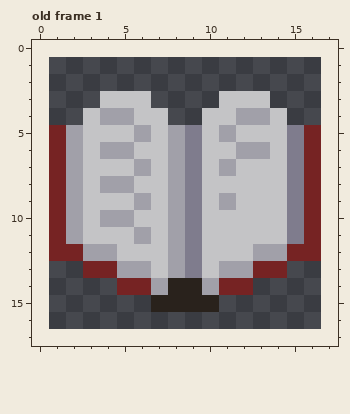
Two states of a pixel-art file, art/items/book.aseprite. Above, as it was before the edit.
16x16 pixels, 1 frame. Shown: old frame 1. The old version is drawn lined up with the new one, on the new canvas.
The same view after the edit:
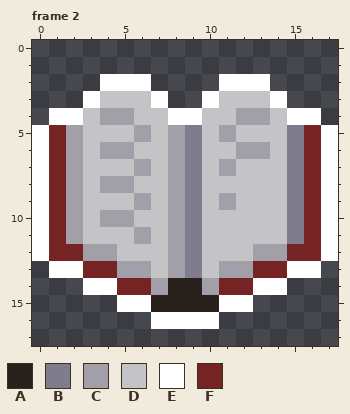
Palette (. is transparent): A #29221c  B #7f7c8d  C #a1a0a9  D #c4c4c6  E #ffffff  F #762323
A new or re-ordered frame is compared with the old frame closest to it.
Change:
canvas 16x16 -> 18x18, the old top-left corner now at 1,1
frames 1 -> 2
--- frame 2 is new; against old frame 1
@@ x 0..17 @@
  1 ..................
- 2 ..................
- 3 ....DDD....DDD....
- 4 ...DCCDD..DDCCD...
- 5 .FCDDDCDCBDCDDDBF.
- 6 .FCDCCDDCBDDCCDBF.
- 7 .FCDDDCDCBDCDDDBF.
- 8 .FCDCCDDCBDDDDDBF.
- 9 .FCDDDCDCBDCDDDBF.
-10 .FCDCCDDCBDDDDDBF.
-11 .FCDDDCDCBDDDDDBF.
-12 .FFCCDDDCBDDDCCFF.
-13 ...FFCCDCBDCCFF...
-14 .....FFCAACFF.....
-15 .......AAAA.......
-16 ..................
+ 2 ....EEE....EEE....
+ 3 ...EDDDE..EDDDE...
+ 4 .EEDCCDDEEDDCCDEE.
+ 5 EFCDDDCDCBDCDDDBFE
+ 6 EFCDCCDDCBDDCCDBFE
+ 7 EFCDDDCDCBDCDDDBFE
+ 8 EFCDCCDDCBDDDDDBFE
+ 9 EFCDDDCDCBDCDDDBFE
+10 EFCDCCDDCBDDDDDBFE
+11 EFCDDDCDCBDDDDDBFE
+12 EFFCCDDDCBDDDCCFFE
+13 .EEFFCCDCBDCCFFEE.
+14 ...EEFFCAACFFEE...
+15 .....EEAAAAEE.....
+16 .......EEEE.......
 17 ..................
